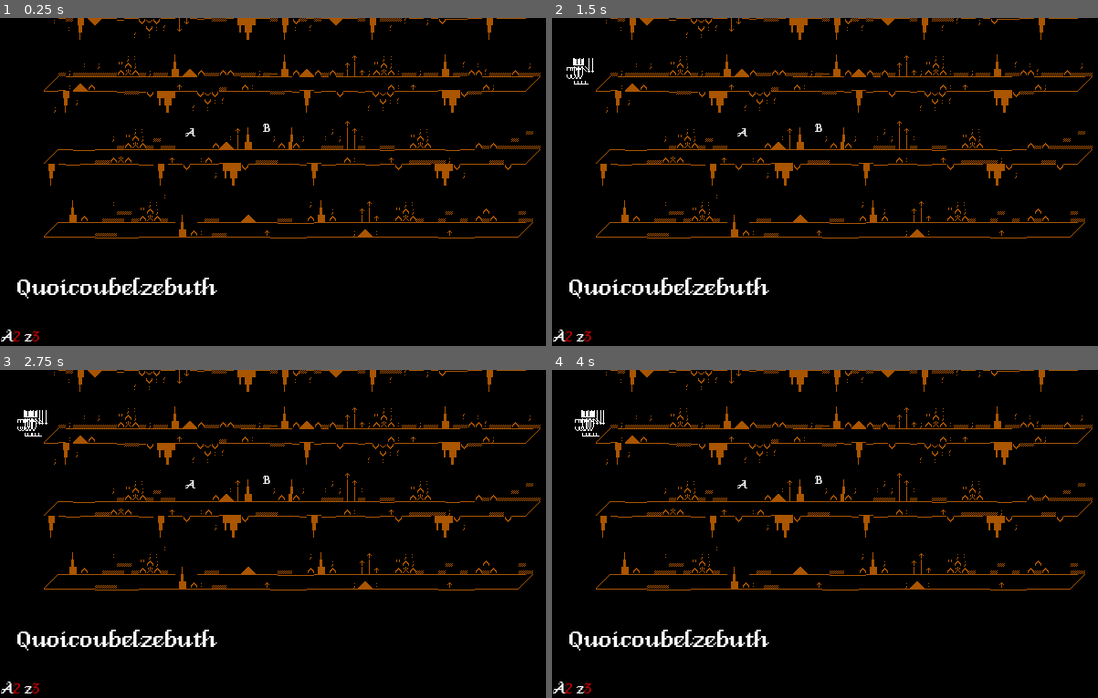
Above: before the commit, frames 1-4 (two rows, left to right).
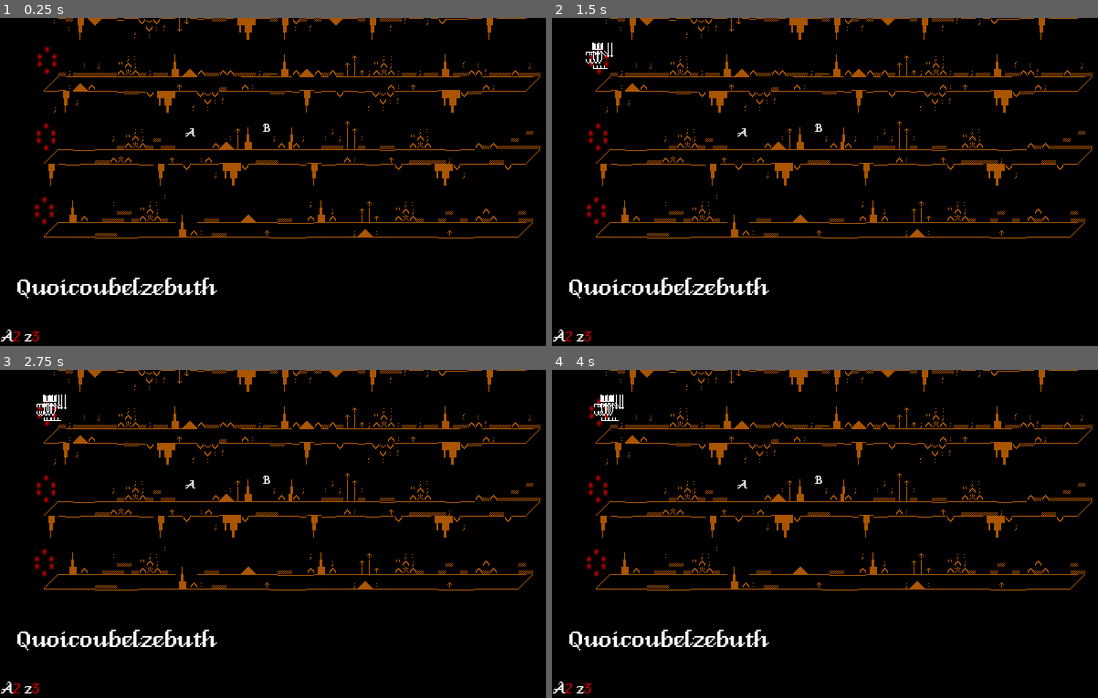
Above: after the commit, the same moments.

Repository: Caberu/AlphabelzebuthLeVrai
Game: Godot game, scene res://Scenes/main.tscn
Same seed, same stepped clock (60 frames per second), same inputs: the game is played once before the commit and once after it.
Inputs (mouse positions are in pixels of both pictures, inside the frame that each line leads up to):
- Up to frame 1 (0.25 s): no input
- Up to frame 2 (1.5 s): click (590, 54) at 0.52 s; click (590, 54) at 1.27 s
- Up to frame 3 (2.75 s): click (38, 406) at 2.02 s
- Up to frame 4 (4 s): no input

The runs differ from the first frame. In frame 1, 0.2% of the frame differs, in the area x 6-11%, y 8-64%; in frame 2, 0.4%; in frame 3, 0.4%, in the area x 3-13%, y 7-64%; in frame 4, 0.4%.

Commit message:
Mtn on branche

Diff:
--- a/Scenes/IncantationTextEdit.gd
+++ b/Scenes/IncantationTextEdit.gd
@@ -5,8 +5,8 @@
 func _ready():
 	grab_focus()
 
-
-
+func _process(delta):
+	set_caret_column(text.length())
 
 func _on_text_changed():
 	text = text.replace("\n","")
--- a/Scenes/Letter.gd
+++ b/Scenes/Letter.gd
@@ -1,7 +1,6 @@
 extends Node2D
 
 @export var letter : String
-
 
 func _on_button_button_down():
 	var alphabet : Alphabet = get_tree().get_first_node_in_group("Alphabet")
--- a/Scenes/Portal.gd
+++ b/Scenes/Portal.gd
@@ -1,6 +1,8 @@
 extends Node2D
 
 @export var demon_scene : PackedScene
+
+signal on_spanw_del
 
 func _on_click():
 	instantiate_demon(demon_scene)
@@ -9,3 +11,5 @@
 	var instance : Node2D = scene.instantiate()
 	$"../Demons".add_child(instance)
 	instance.global_position = global_position
+
+	on_spanw_del.emit()
--- a/Scenes/line.tscn
+++ b/Scenes/line.tscn
@@ -5,6 +5,5 @@
 [node name="Line" type="Node2D"]
 
 [node name="Portal" parent="." instance=ExtResource("1_vapga")]
-position = Vector2(14, 60)
 
 [node name="Demons" type="Node2D" parent="."]
--- a/Scenes/main.tscn
+++ b/Scenes/main.tscn
@@ -30,14 +30,15 @@
 metadata/_edit_lock_ = true
 
 [node name="Line" parent="Game" instance=ExtResource("3_avtcv")]
+position = Vector2(35, 43)
 metadata/_edit_group_ = true
 
 [node name="Line2" parent="Game" instance=ExtResource("3_avtcv")]
-position = Vector2(0, 65)
+position = Vector2(34, 127)
 metadata/_edit_group_ = true
 
 [node name="Line3" parent="Game" instance=ExtResource("3_avtcv")]
-position = Vector2(0, 135)
+position = Vector2(32, 208)
 metadata/_edit_group_ = true
 
 [node name="UI" type="Control" parent="."]
--- a/Scenes/portal.tscn
+++ b/Scenes/portal.tscn
@@ -1,17 +1,21 @@
-[gd_scene load_steps=3 format=3 uid="uid://dtrwq3et5voj1"]
+[gd_scene load_steps=4 format=3 uid="uid://dtrwq3et5voj1"]
 
 [ext_resource type="Script" path="res://Scenes/Portal.gd" id="1_52sgi"]
 [ext_resource type="PackedScene" uid="uid://djl1ybkb07f4j" path="res://Scenes/demon.tscn" id="2_mrf0j"]
+[ext_resource type="Texture2D" uid="uid://deeuj76ifix8v" path="res://Sprites/portal_closed.png" id="3_tb57v"]
 
 [node name="Portal" type="Node2D"]
 script = ExtResource("1_52sgi")
 demon_scene = ExtResource("2_mrf0j")
 
-[node name="Button" type="Button" parent="."]
-offset_top = -60.0
+[node name="Sprite2D" type="Sprite2D" parent="."]
+texture = ExtResource("3_tb57v")
+
+[node name="Button" type="Button" parent="Sprite2D"]
+offset_top = -39.0
 offset_right = 50.0
-offset_bottom = 20.0
+offset_bottom = 41.0
 focus_mode = 0
 flat = true
 
-[connection signal="button_down" from="Button" to="." method="_on_click"]
+[connection signal="button_down" from="Sprite2D/Button" to="." method="_on_click"]
--- a/Walk.gd
+++ b/Walk.gd
@@ -2,5 +2,7 @@
 
 @export var speed : float = 5
 
+
+
 func _process(delta):
 	$"..".global_position += Vector2(delta * speed,0)
Binary file added: Sprites/portal_closed.png
Not shown, added: Sprites/portal_closed.png.import
Binary file added: Sprites/portal_open.png
Not shown, added: Sprites/portal_open.png.import
Binary file added: Sprites/portal_ouverture_0000.png
Not shown, added: Sprites/portal_ouverture_0000.png.import
